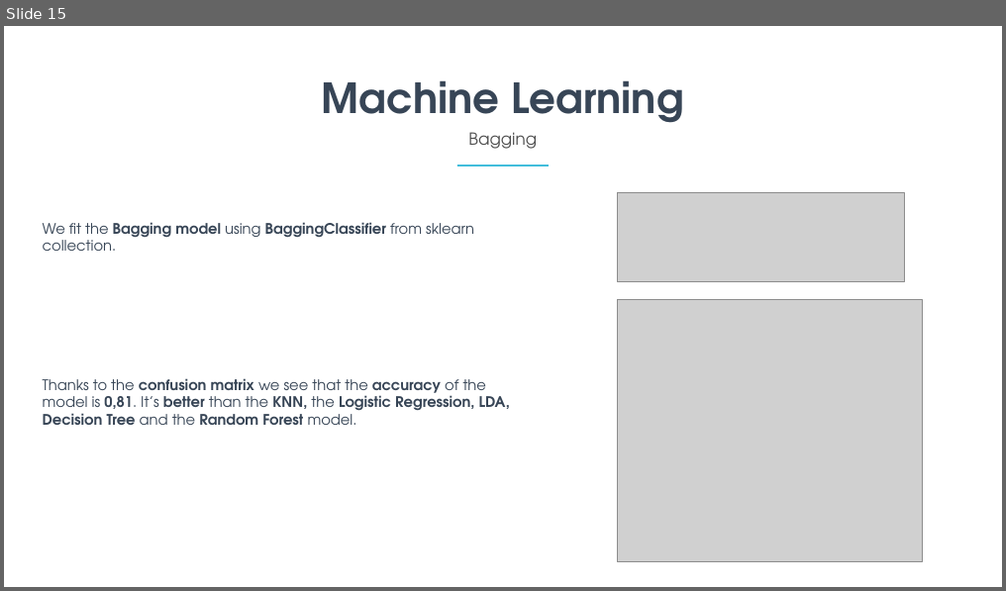
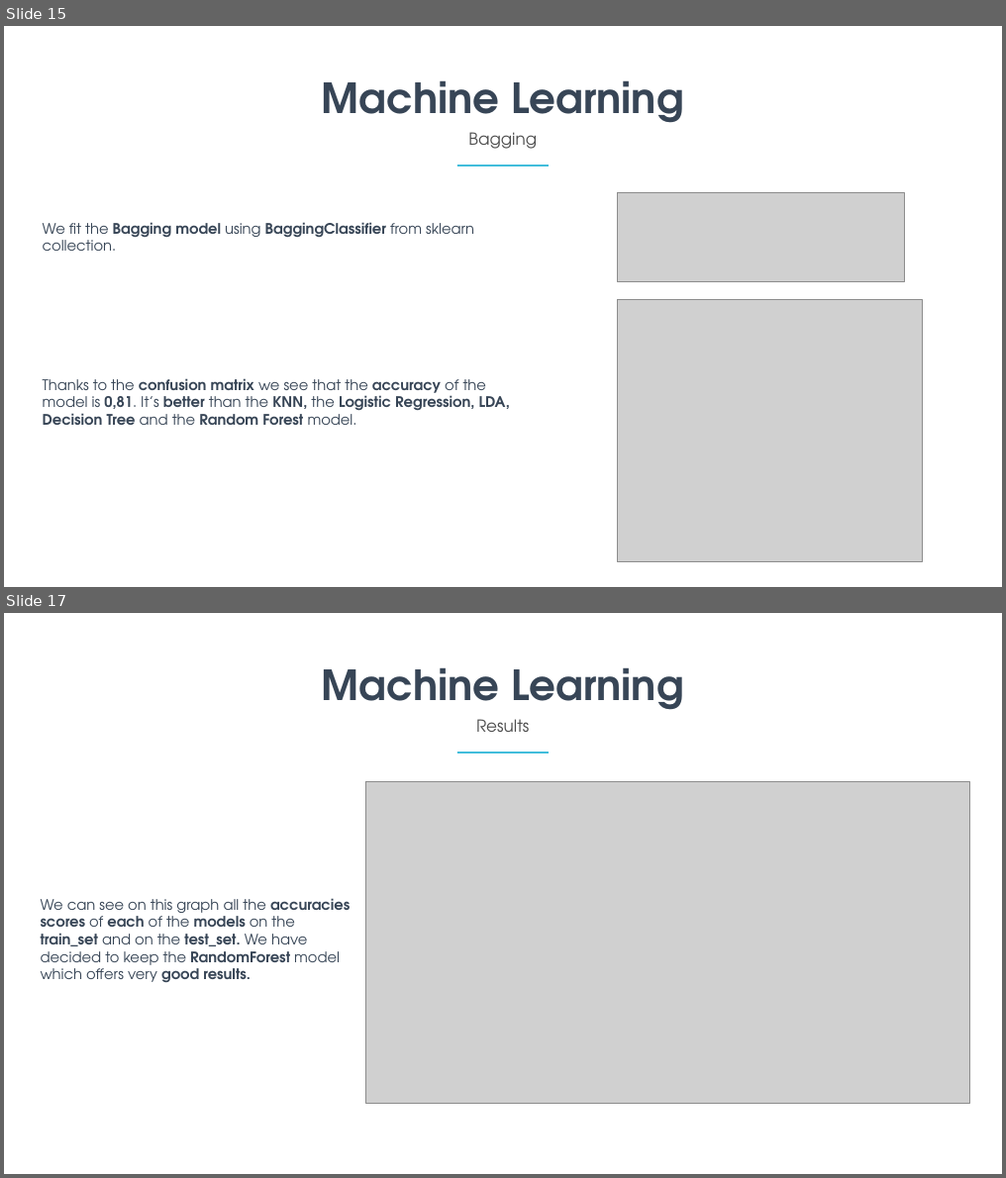
Before and after one commit to Aursen/ObesityAnalysis, a slide deck: Report.pptx. Shown one above the other, each under a label of ours: slide 15 before the commit, slides 15 and 17 after it; the slides between them are not shown. The pictures are 1006x591 and 1006x1178 pixels, drawn with LibreOffice and Linux fonts; fonts in the diff are those of the drawing; grey boxes stand for pictures. Boxes give left, top, right and bottom in pixels: in the first picture for what was removed or moved away, otherwise in the second. Text is boxed around its words. In the diff, an @@ line names an element or a change of style, - is before the commit and + after.

```diff
--- a/Report.pptx
+++ b/Report.pptx
@@ slide 17 added at [4, 613, 1002, 1174], background #FFFFFF @@
@@ text added at [322, 667, 684, 710], 80 pt, text #374556, bold @@
+Machine Learning
@@ text added at [476, 719, 529, 732], 32 pt, text #4C4C4C @@
+Results
@@ rectangle added at [457, 752, 548, 754], fill #41BDDB @@
@@ picture added at [365, 781, 969, 1103] @@
@@ text added at [41, 898, 350, 983], 28 pt, text #374556 @@
+We can see on this graph all the accuracies scores of each of the models on the train_set and on the test_set. We have decided to keep the RandomForest model which offers very good results.
```
Also in this commit, not shown: 1 slide changed, 1 other slide added.
